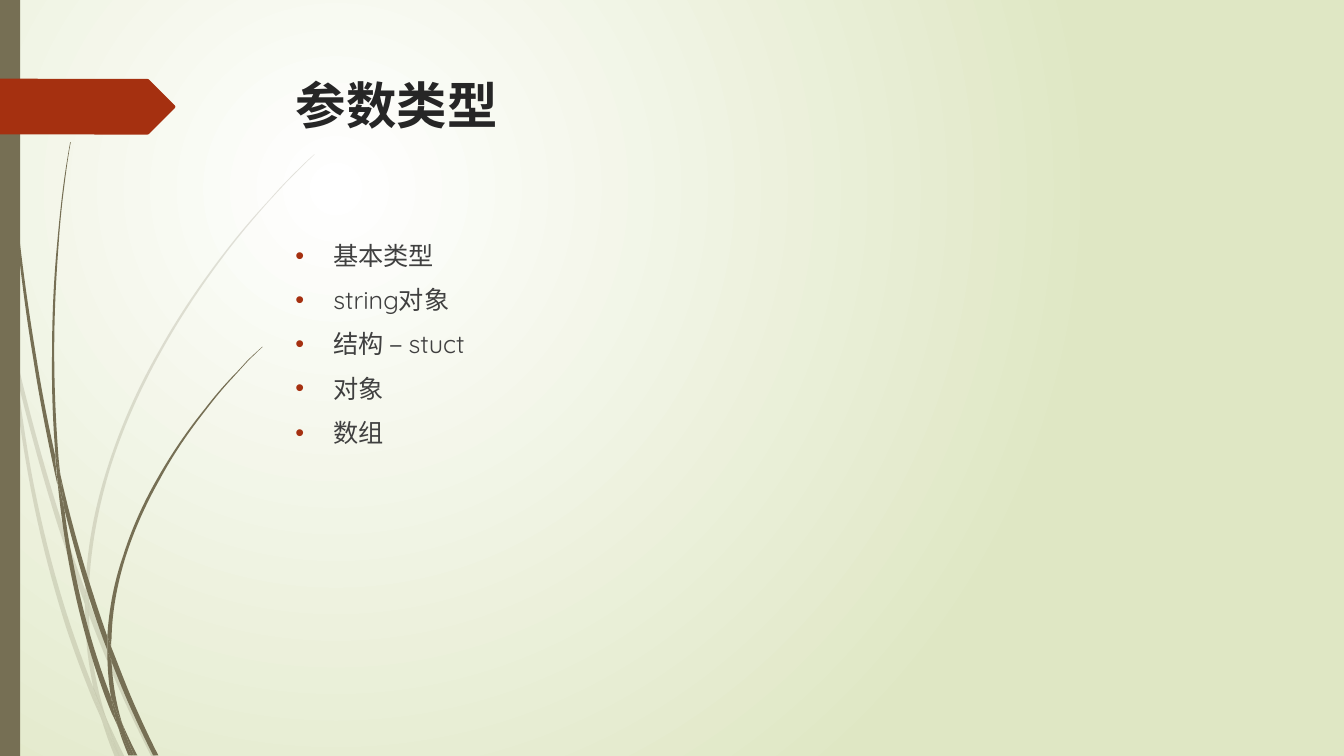
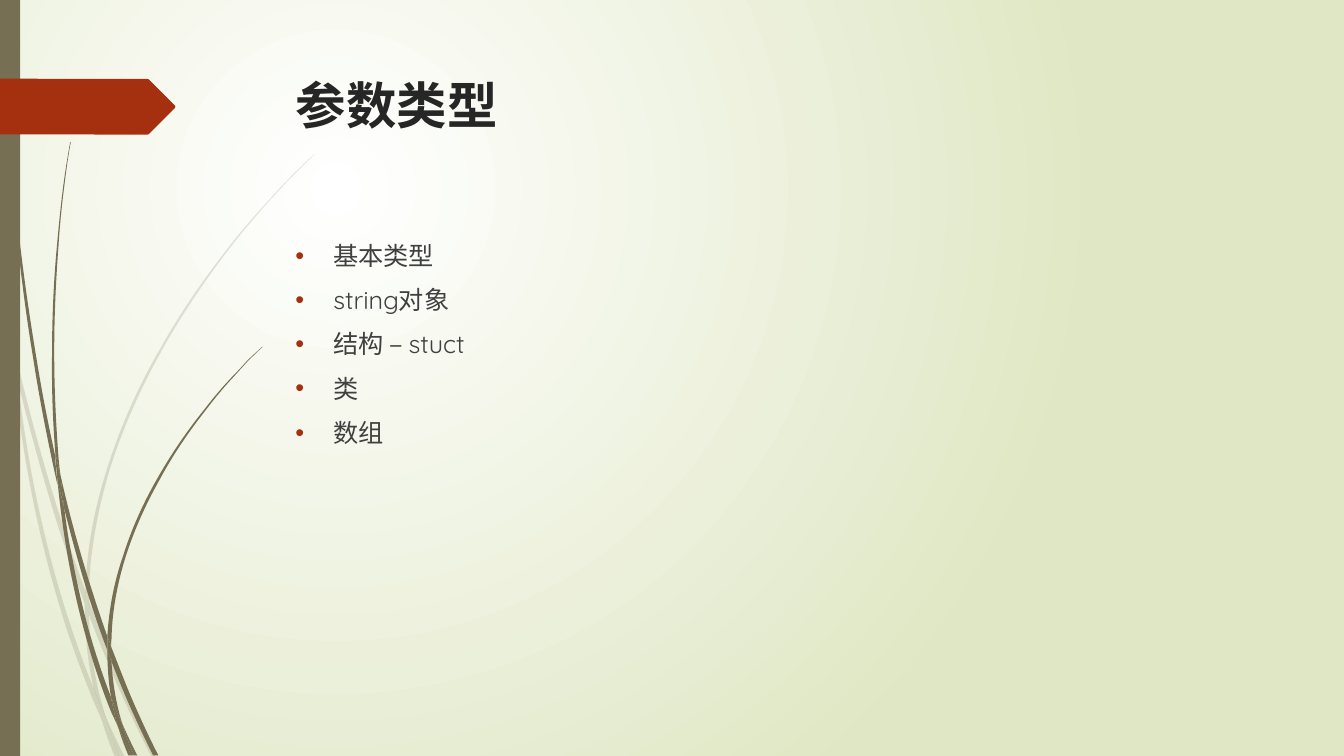
Before and after one commit to liuty2006/learn, a slide deck: slide 46 of learn_cpp/docs/C++语言培训.pptx (slide 45 before the commit). Drawn at 1344x756 pixels with LibreOffice and Linux fonts; fonts in the diff are those of the drawing. Boxes give left, top, right and bottom in pixels: in the first picture for what was removed or moved away, otherwise in the second. Text is boxed around its words. In the diff, an @@ line names an element or a change of style, - is before the commit and + after.

```diff
--- a/learn_cpp/docs/C++语言培训.pptx
+++ b/learn_cpp/docs/C++语言培训.pptx
@@ text at (333, 377, 358, 400): text changed @@
-• 对象
+• 类
```
Also in this commit, not shown: 1 slide added, 1 other file.
